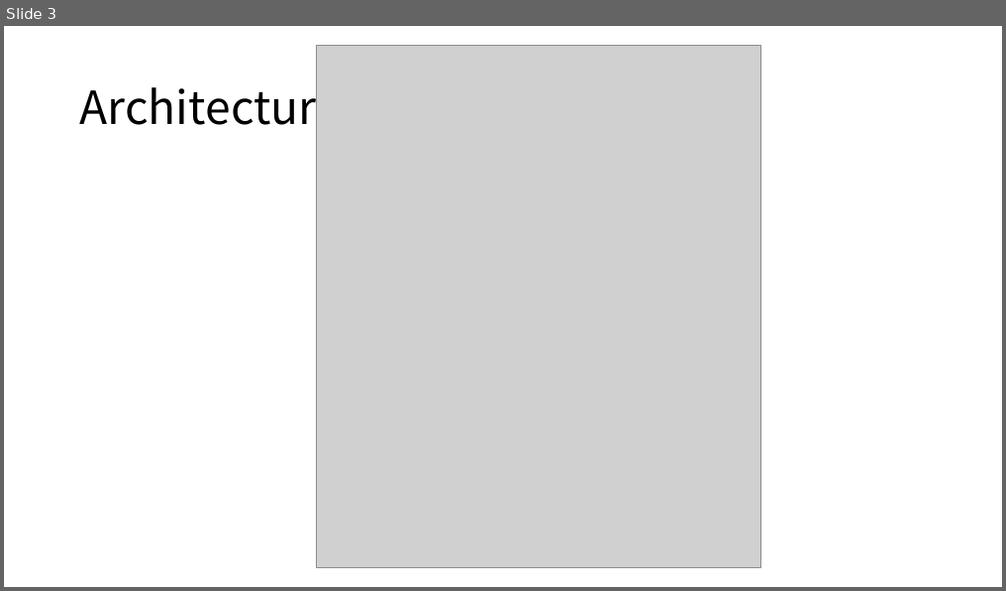
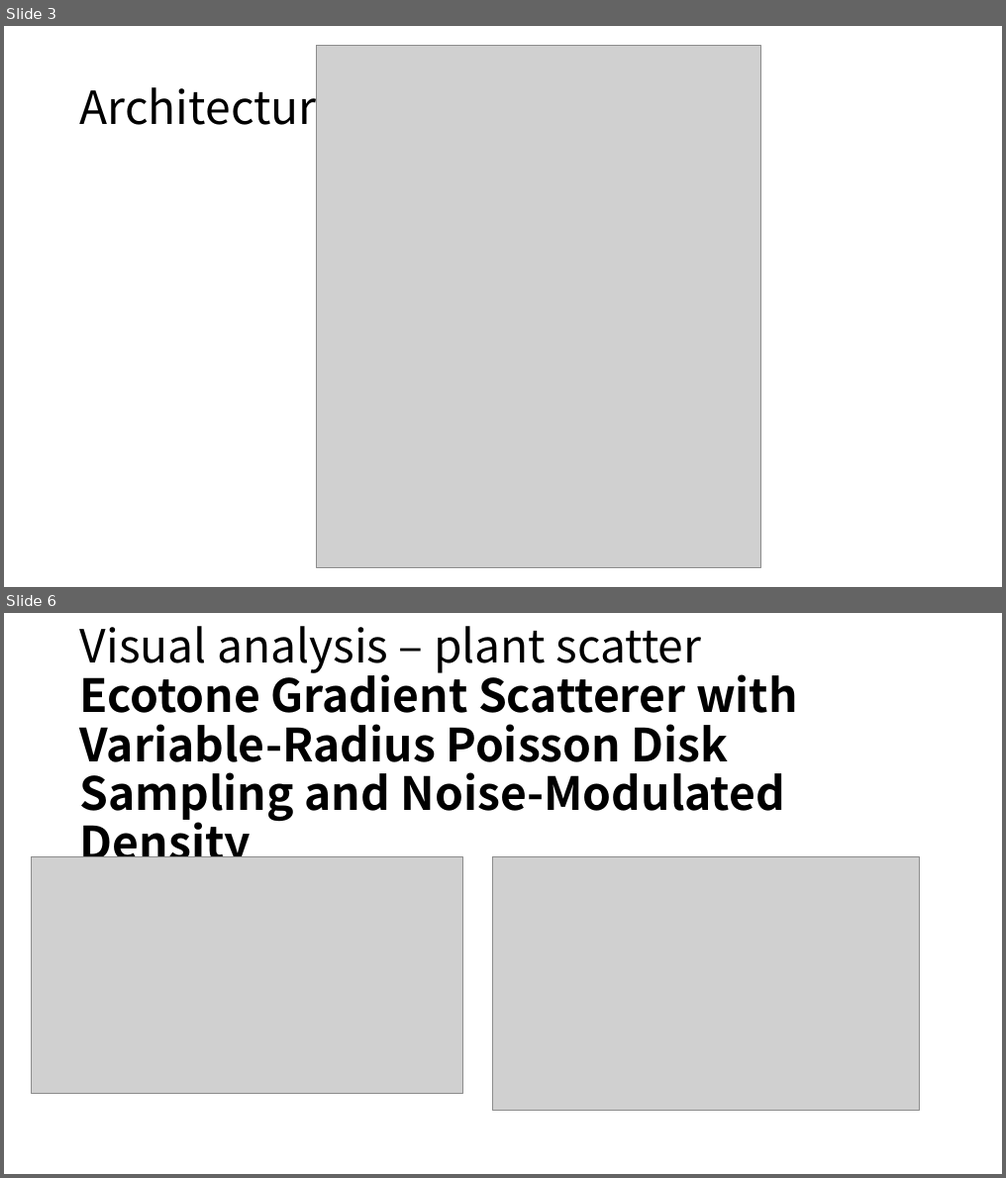
Before and after one commit to boycececil666gmailcom/webgpu-renderer, a slide deck: WebGPU Renderer.pptx. Shown one above the other, each under a label of ours: slide 3 before the commit, slides 3 and 6 after it; the slides between them are not shown. The pictures are 1006x591 and 1006x1178 pixels, drawn with LibreOffice and Linux fonts; fonts in the diff are those of the drawing; grey boxes stand for pictures. Boxes give left, top, right and bottom in pixels: in the first picture for what was removed or moved away, otherwise in the second. Text is boxed around its words. In the diff, an @@ line names an element or a change of style, - is before the commit and + after.

```diff
--- a/WebGPU Renderer.pptx
+++ b/WebGPU Renderer.pptx
@@ slide 6 added at (x1=4, y1=613, x2=1002, y2=1174), background #FFFFFF @@
@@ title added at (x1=80, y1=626, x2=798, y2=858), 44 pt, text #000000, bold @@
+Visual analysis – plant scatter
+Ecotone Gradient Scatterer with Variable-Radius Poisson Disk Sampling and Noise-Modulated Density
@@ picture added at (x1=31, y1=858, x2=463, y2=1093) @@
@@ picture added at (x1=493, y1=858, x2=920, y2=1111) @@
```
Also in this commit, not shown: 5 slides changed, 6 other slides added, 2 slides removed, 16 other files.
